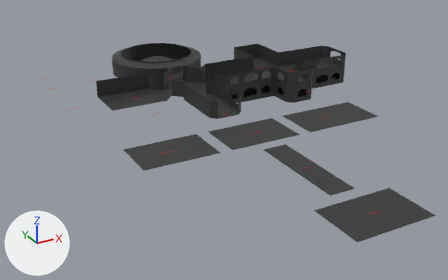
Two versions of the Blender file Assets/Models/ShaderCastle.blend, one commit apart.
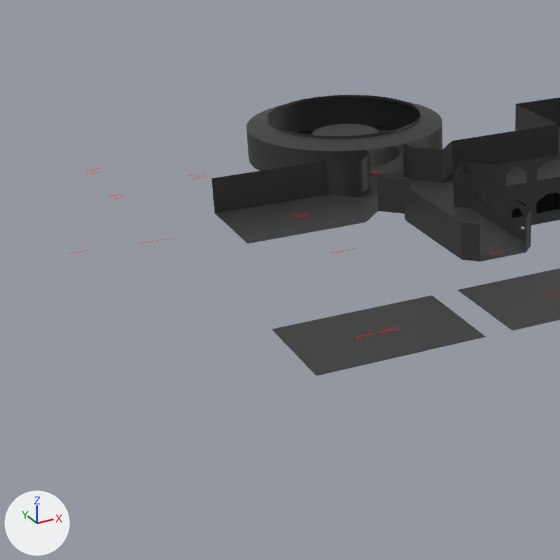
Old and new are each drawn whole from a 50 mm lens placed at (-47.2, -48.2, 38.1), pointed at (-0.4, 36.8, -4.4) and again close up on the part from 0% to 57% of the width and 0% to 91% of the height. Every picture has the same lights, and +X, +Y and +Z are marked at lower left. The older version's two pictures come first.

The scene before the commit, as lines of its bpy script (objects in view):
```python
me_plane_004 = bpy.data.meshes.new('Plane.004')
me_plane_004.from_pydata(...)  # 458 vertices, 318 faces; spans x -20.0..35.0, y -4.0..75.0, z -3.0..3.8
me_plane_004.polygons.foreach_set('use_smooth', [True] * 318)
me_plane_004.materials.append(mat_333333)  # dark grey #333333
me_plane_010 = bpy.data.meshes.new('Plane.010')
me_plane_010.from_pydata(...)  # 170 vertices, 112 faces; spans x 4.0..35.0, y 43.0..63.0, z 0.0..3.0
me_plane_010.polygons.foreach_set('use_smooth', [True] * 112)
me_plane_010.materials.append(mat_333333)  # dark grey #333333
ob_floor__0__col = bpy.data.objects.new('Floor +0 -col', me_plane_004)
ob_floor__0__col.location = (0.0, 0.0, 0.0)
ob_floor__1__col = bpy.data.objects.new('Floor -1 -col', me_plane_010)
ob_floor__1__col.location = (0.0, 0.0, -3.0)
```
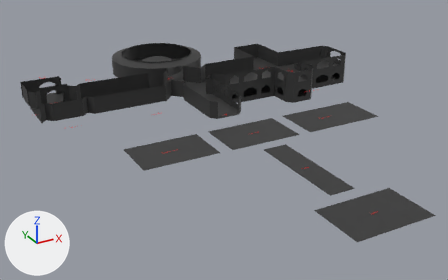
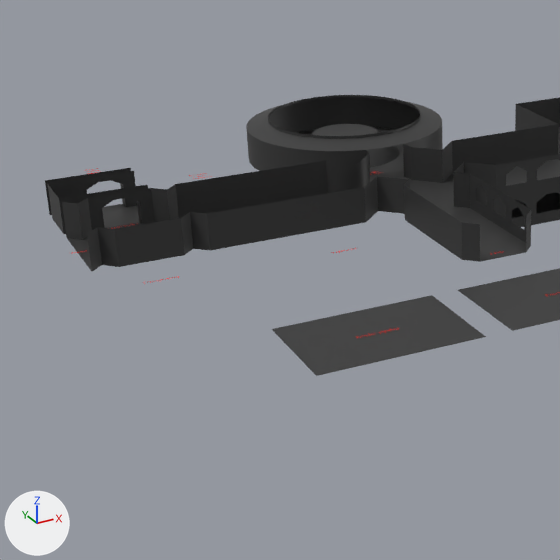
The edits, one by one:
me_plane_004 is used by ob_floor__0__col; location (0.0, 0.0, 0.0).
me_plane_004 had 458 vertices, 318 faces and spanned x -20.0..35.0, y -4.0..75.0, z -3.0..3.8.
me_plane_004 now has 550 vertices, 381 faces, 3 loose edges and spans x -28.0..35.0, y -4.0..75.0, z -3.0..3.8.
Part 1, on me_plane_004:
3 vertices are removed from x -16.0, y 48.0..56.0, z 0.0..3.0.
2 faces are deleted.
42 vertices are added at x -28.0..-4.0, y 48.0..62.0, z 0.0..3.0.
19 new vertices lie (1.0, 0.0, 0.0) away from vertices in x -26.0..-22.0, y 56.0..62.0, z 0.0..3.0.
8 new vertices lie (0.0, 0.0, 1.0) away from vertices in x -25.0..-21.0, y 56.0..62.0, z 0.0..2.0.
6 new vertices lie (-3.0, 0.0, 0.0) away from vertices in x -25.0..-22.0, y 57.0..62.0, z 0.0..3.0.
7 new vertices lie (0.0, 0.0, -1.0) away from vertices in x -28.0..-25.0, y 56.0..62.0, z 3.0.
6 new vertices lie (0.0, 0.0, -1.0) away from vertices in x -28.0..-25.0, y 57.0..62.0, z 2.0.
5 new vertices lie (0.0, 0.0, 0.5) away from vertices in x -24.0..-23.0, y 56.0..62.0, z 2.5.
6 new vertices lie (0.0, 0.0, 3.0) away from vertices in x -28.0..-21.0, y 48.0..56.0, z 0.0.
3 loose edges are added.
20 new faces join them, smooth.
50 new faces join them.
Other edits to the shape of me_plane_004 do not show in these pictures.

Location of each change, [x1, y1, x2, y2] in pixels of the close-ups (560 x 560 px):
'Floor +0 -col', reshaped
    before: [212, 95, 560, 376]
    after: [45, 95, 560, 376]
part 1 of me_plane_004, built on
    before: [212, 161, 365, 244]
    after: [45, 161, 378, 271]
